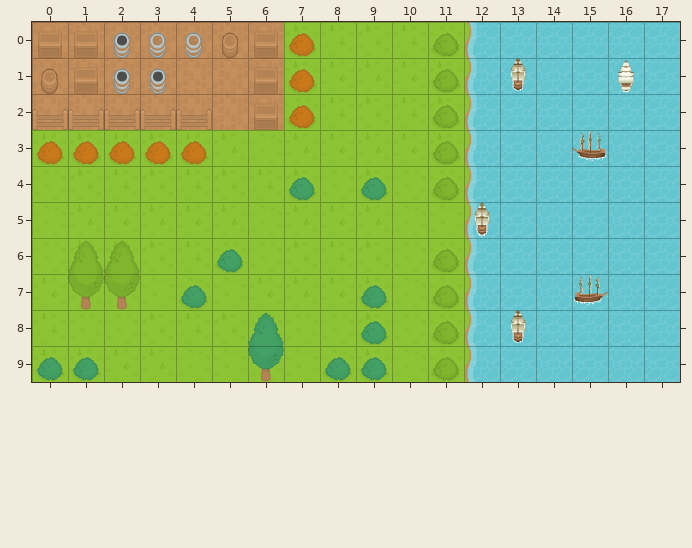
Two states of a Tiled map (JSON), appserver/app/assets/images/tilemaps/level3.json. The picture above was drawn from the file before the commit.
Cells are 64x64 px. Shown: x 0..17, y 0..9.
The same view after the edit:
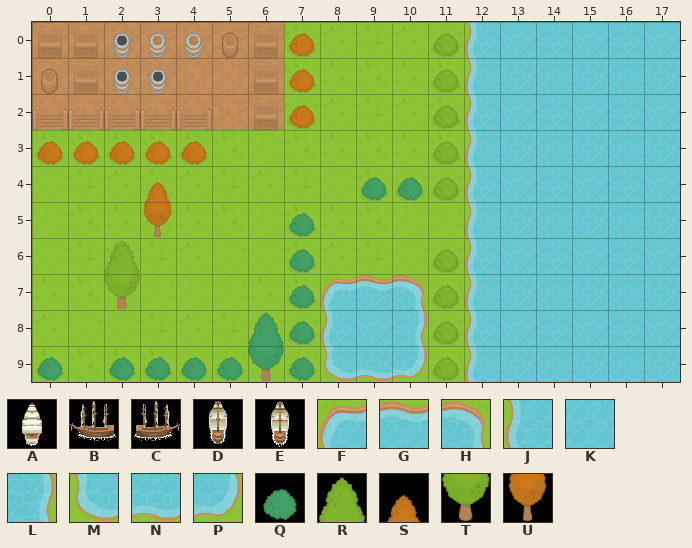
Key: from "Boat": A 2, B 6, C 10, D 14, E 15; from "RPGpack_sheet": F 10, G 11, H 12, J 30, K 31, L 32, M 50, N 51, P 52, Q 184, R 200, S 203, T 220, U 223.
_ is an empty cell.
The edit:
Layer "Vendor Floor":
Tile F now appears in row 7 at x 8.
Tile G now appears in row 7 at x 9.
Tile H now appears in row 7 at x 10.
Tile J now appears in row 8 at x 8.
Tile K now appears in row 8 at x 9.
Tile L now appears in row 8 at x 10.
Tile M now appears in row 9 at x 8.
Tile N now appears in row 9 at x 9.
Tile P now appears in row 9 at x 10.
Layer "BOATS" (removed):
Tile A is removed in row 1 at x 16.
Tile B is removed in row 3 at x 15.
Tile C is removed in row 7 at x 15.
Tile D is removed in row 1 at x 13; in row 8 at x 13.
Layer "Trees":
Tile Q now appears in row 4 at x 10; in rows 5 to 8 at x 7; in row 9 at x 2 to 5 and 7.
Tile S now appears in row 4 at x 3.
Tile U now appears in row 5 at x 3.
Tile Q is removed in row 4 at x 7; in row 6 at x 5; in row 7 at x 4 and 9; in row 8 at x 9; in row 9 at x 1 and 8 to 9.
Tile R is removed in row 6 at x 1.
Tile T is removed in row 7 at x 1.
Layer "Boat Portal" (removed):
Tile E is removed in row 5 at x 12.
